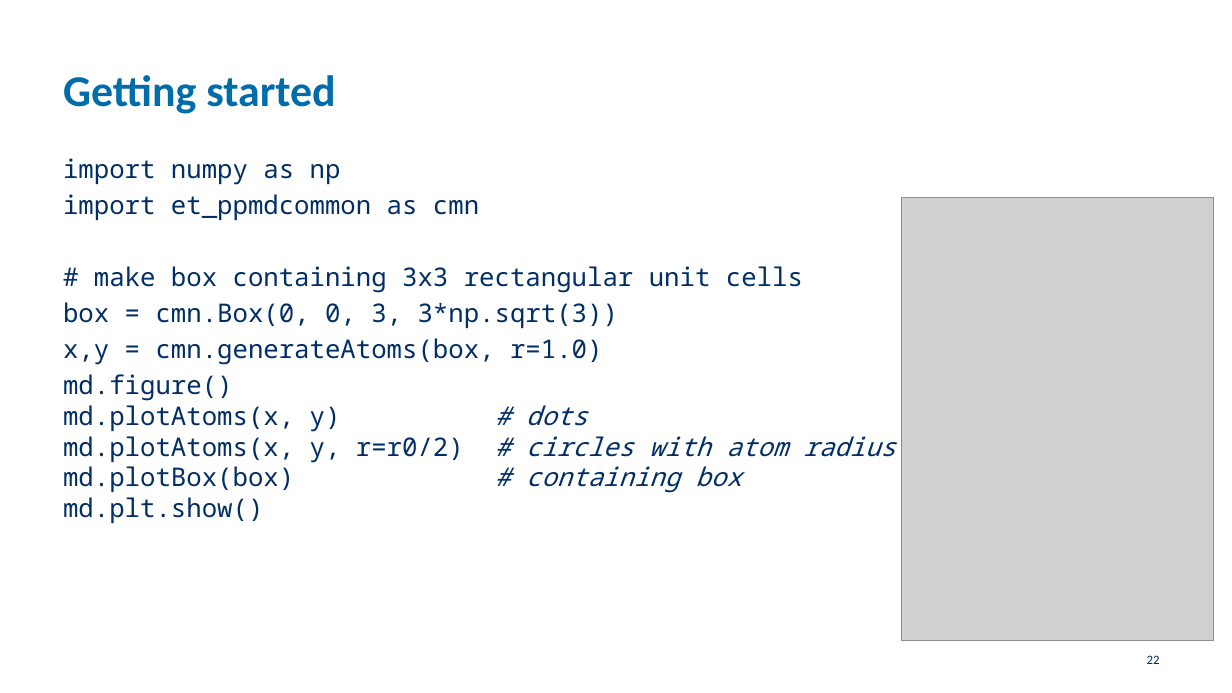
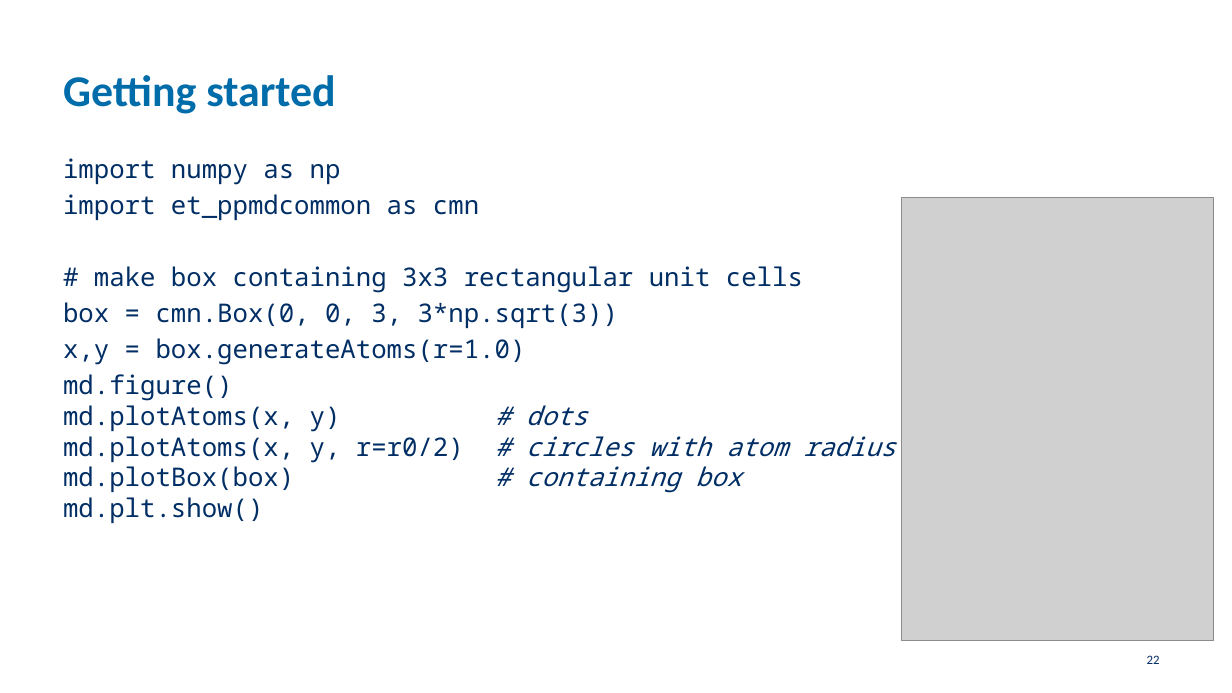
Before and after one commit to etijskens/pp, a slide deck: slide 22 of course-material/assignment-2021.pptx. Drawn at 1232x693 pixels with LibreOffice and Linux fonts; fonts in the diff are those of the drawing; grey boxes stand for pictures; background and template pictures are left out. Boxes give left, top, right and bottom in pixels: in the first picture for what was removed or moved away, otherwise in the second. Text is boxed around its words. In the diff, an @@ line names an element or a change of style, - is before the commit and + after.

```diff
--- a/course-material/assignment-2021.pptx
+++ b/course-material/assignment-2021.pptx
@@ text at box(63, 338, 526, 365): text changed @@
-x,y = cmn.generateAtoms(box, r=1.0)
+x,y = box.generateAtoms(r=1.0)
```
Also in this commit, not shown: 1 other slide changed, 1 other file.
